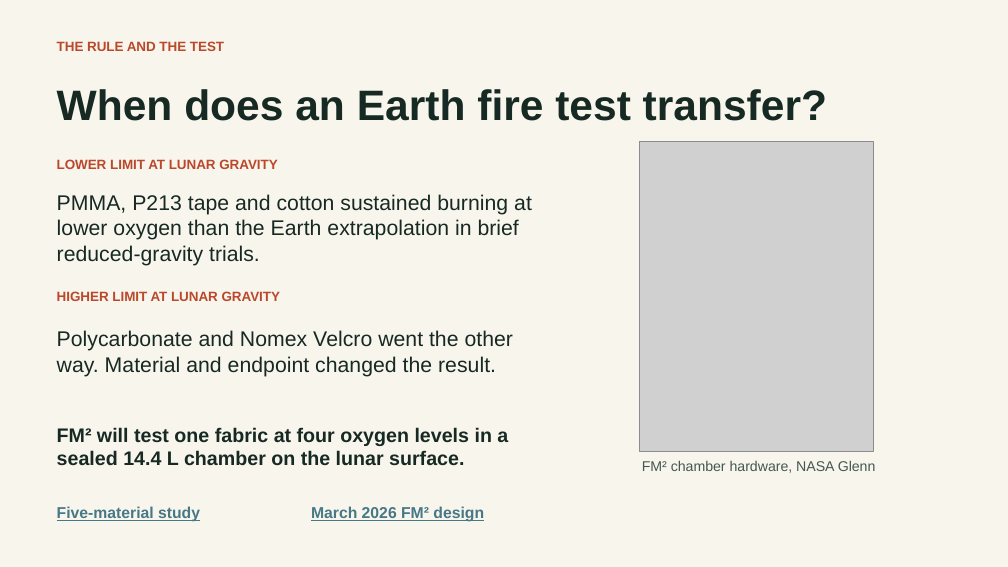
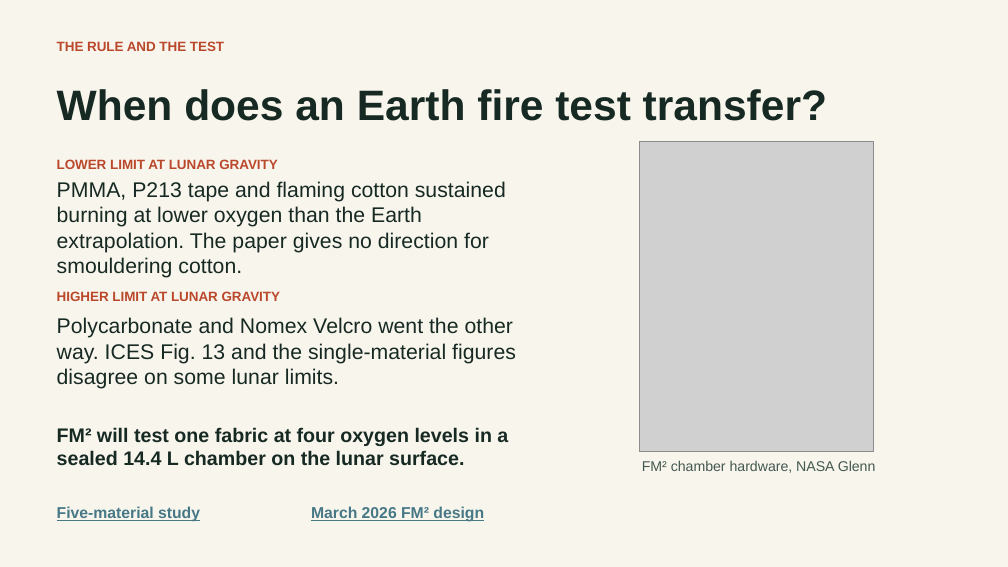
Before and after one commit to Haresh276/first-fire, a slide deck: slide 2 of dist/master-round2-slides.pptx. Drawn at 1008x567 pixels with LibreOffice and Linux fonts; fonts in the diff are those of the drawing; grey boxes stand for pictures. Boxes give left, top, right and bottom in pixels: in the first picture for what was removed or moved away, otherwise in the second. Text is boxed around its words. In the diff, an @@ line names an element or a change of style, - is before the commit and + after.

```diff
--- a/dist/master-round2-slides.pptx
+++ b/dist/master-round2-slides.pptx
@@ text at box(57, 181, 506, 278): text changed @@
-PMMA, P213 tape and cotton sustained burning at lower oxygen than the Earth extrapolation in brief reduced-gravity trials.
+PMMA, P213 tape and flaming cotton sustained burning at lower oxygen than the Earth extrapolation. The paper gives no direction for smouldering cotton.
@@ text at box(57, 317, 516, 389): text changed @@
-Polycarbonate and Nomex Velcro went the other way. Material and endpoint changed the result.
+Polycarbonate and Nomex Velcro went the other way. ICES Fig. 13 and the single-material figures disagree on some lunar limits.
```
Also in this commit, not shown: 2 other slides changed, 2 slides added, 11 other files.
